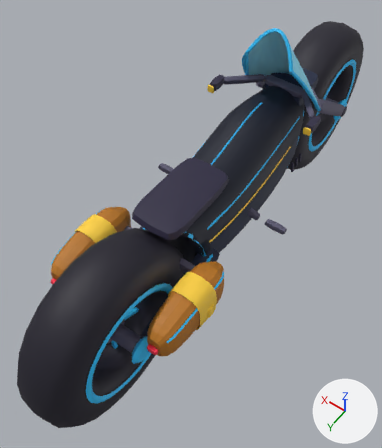
Before and after pictures for a commit that changed the glTF model src/assets/lightbike_a.glb.
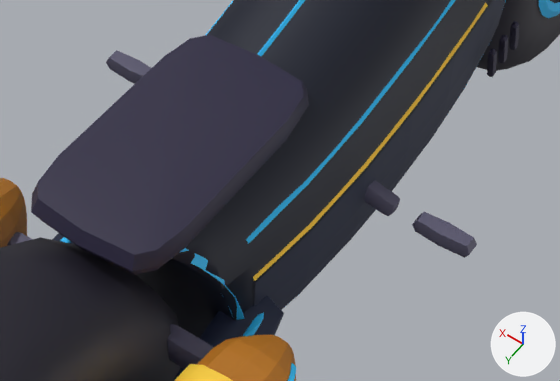
Old and new are each drawn whole from a 50 mm lens placed at (-1.55, 2.76, 4.36), pointed at (0.07, 0.49, 0.79) and again close up on the part from 32% to 83% of the width and 32% to 62% of the height. The axes (+X, +Y, +Z) are drawn at lower right. The lights are the same throughout. The first two pictures are the older version. Where no turn or scale is listed for an object, it has been applied to the vertices. Vertices at exactly the same position are counted once.

The first close-up shows 'bagBracketL', 'bagL', 'bagR', 'pegBracketL', 'pegL', 'pegR', 'pinL', 'seat', 'shell', 'shoulderL', 'sidePanelL', 'swingL', 'tyre_front', 'tyre_rear' and 13 more.
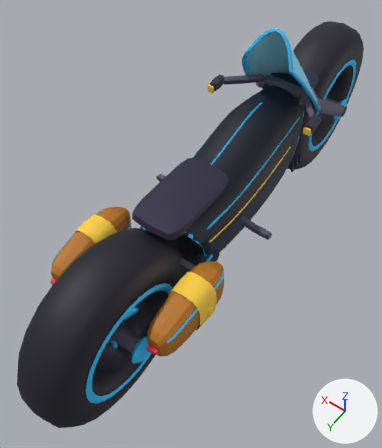
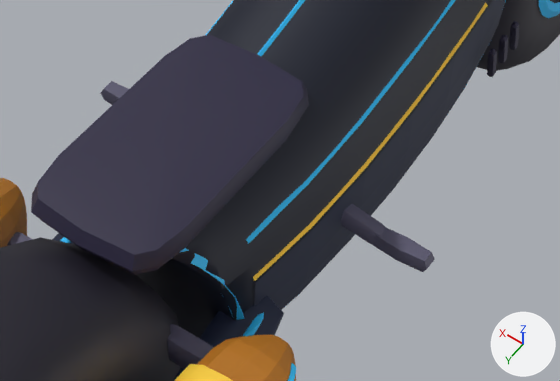
Where the newer file only moved an object's origin or applied its transform, the numbers keep the older frame.

Pixel boxes [x1, y1, x2, y2] of what changed, in the close-ups (560 x 381 px):
'pegL', moved: before [412, 212, 477, 258]; after [373, 227, 435, 272]
'pegBracketL', reshaped (22% wider, 16% taller): before [364, 180, 400, 216]; after [341, 204, 385, 246]
'pegR', moved: before [106, 50, 151, 84]; after [100, 81, 129, 105]

Diff of the bpy script that builds the scene:
```diff
--- a/src/assets/lightbike_a.glb.py
+++ b/src/assets/lightbike_a.glb.py
@@ me_pegbracketl @@
 # used by ob_pegbracketl; location = (-0.3, 0.16, 0.9)
-me_pegbracketl.from_pydata(...)  # 62 vertices, 120 faces; spans x -0.1..0.1, y -0.028..0.028, z -0.046..0.046
+me_pegbracketl.from_pydata(...)  # 62 vertices, 120 faces; spans x -0.129..0.12, y 0.091..0.146, z -0.041..0.051
+# me_pegbracketl part 1: the whole mesh is multiplied about its middle by the matrix ((1.229, 0.006, 0.084), (-0.008, 0.999, 0.038), (-0.001, -0.038, 1.006)), then moved by (-0.005, 0.119, 0.005)
 me_pegbracketl.materials.append(mat_metal)
@@ ob_pegl @@
 ob_pegl = bpy.data.objects.new('pegL', me_pegl)
-ob_pegl.location = (-0.56, 0.16, 0.88)
+ob_pegl.location = (-0.489, 0.279, 0.885)
@@ ob_pegr @@
 ob_pegr = bpy.data.objects.new('pegR', me_pegr)
-ob_pegr.location = (0.56, 0.16, 0.88)
+ob_pegr.location = (0.489, 0.279, 0.885)
```
